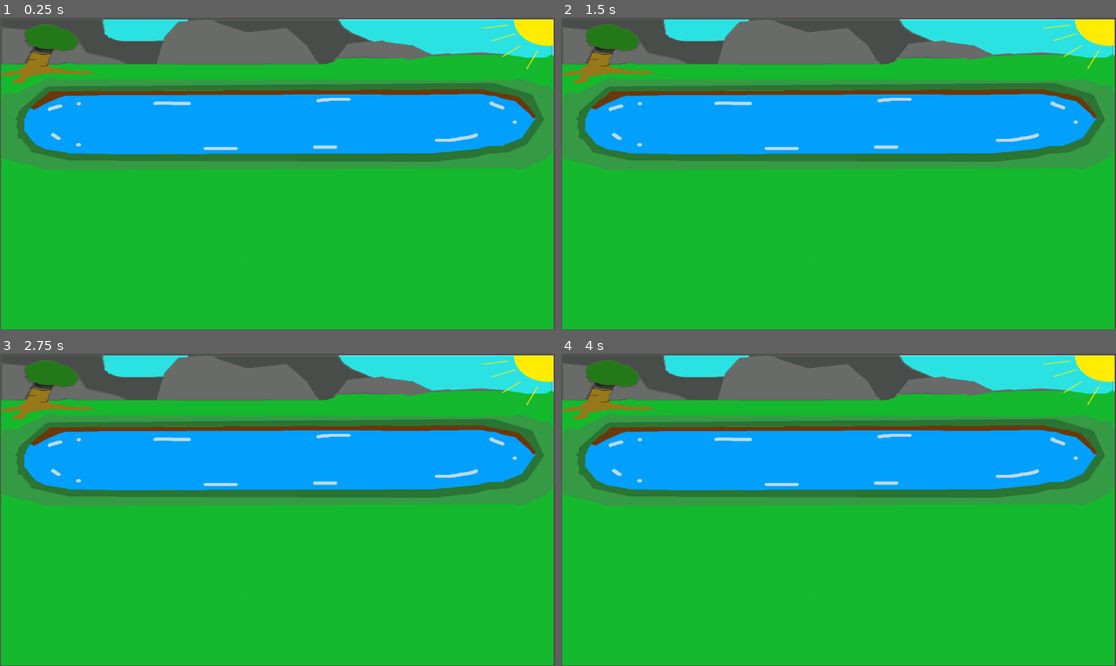
Above: before the commit, frames 1-4 (two rows, left to right).
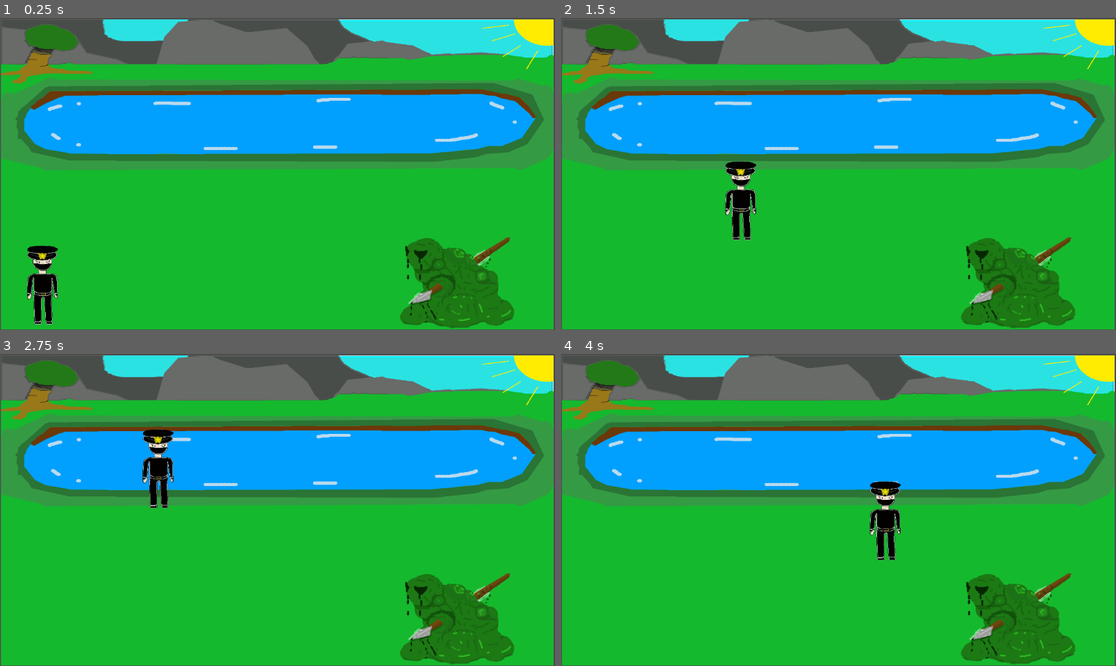
Above: after the commit, the same moments.

Repository: jwang5-dot/12-DT-Project
Game: Godot game, scene res://scene/Level_1_scene.tscn
Same seed, same stepped clock (60 frames per second), same inputs: the game is played once before the commit and once after it. The project has no main scene, so this scene is started directly.
Inputs:
- Up to frame 1 (0.25 s): no input
- Up to frame 2 (1.5 s): tap Enter (ui_accept) at 0.5, 0.6, 0.77, 1.07, 1.35 s; hold Right (ui_right) from 0.53 s (still down)
- Up to frame 3 (2.75 s): tap Enter (ui_accept) at 1.52, 1.82, 2.1 s; release Right (ui_right) at 2.03 s; hold Left (ui_left) from 2.03 s (still down)
- Up to frame 4 (4 s): release Left (ui_left) at 2.78 s; hold Right (ui_right) from 2.78 s (still down); tap Enter (ui_accept) at 2.85, 3.02, 3.32, 3.6, 3.77 s

The runs differ from the first frame. In frame 1, 5.1% of the frame differs, in the area x 4-93%, y 70-100%; in frame 2, 5.1%, in the area x 29-93%, y 45-100%; in frame 3, 5.1%; in frame 4, 5.1%.
Error after the commit: Invalid assignment of property or key 'max_value' with value of type 'int' on a base object of type 'Nil'. (res://script/player_2.gd:15)

Commit message:
initial_coding

Diff:
--- a/assessment-game/project.godot
+++ b/assessment-game/project.godot
@@ -14,6 +14,17 @@
 config/features=PackedStringArray("4.6", "Forward Plus")
 config/icon="res://icon.svg"
 
+[input]
+
+ui_accept={
+"deadzone": 0.5,
+"events": [Object(InputEventKey,"resource_local_to_scene":false,"resource_name":"","device":0,"window_id":0,"alt_pressed":false,"shift_pressed":false,"ctrl_pressed":false,"meta_pressed":false,"pressed":false,"keycode":4194309,"physical_keycode":0,"key_label":0,"unicode":0,"location":0,"echo":false,"script":null)
+, Object(InputEventKey,"resource_local_to_scene":false,"resource_name":"","device":0,"window_id":0,"alt_pressed":false,"shift_pressed":false,"ctrl_pressed":false,"meta_pressed":false,"pressed":false,"keycode":4194310,"physical_keycode":0,"key_label":0,"unicode":0,"location":0,"echo":false,"script":null)
+, Object(InputEventKey,"resource_local_to_scene":false,"resource_name":"","device":0,"window_id":0,"alt_pressed":false,"shift_pressed":false,"ctrl_pressed":false,"meta_pressed":false,"pressed":false,"keycode":32,"physical_keycode":0,"key_label":0,"unicode":32,"location":0,"echo":false,"script":null)
+, Object(InputEventKey,"resource_local_to_scene":false,"resource_name":"","device":-1,"window_id":0,"alt_pressed":false,"shift_pressed":false,"ctrl_pressed":false,"meta_pressed":false,"pressed":false,"keycode":0,"physical_keycode":4194320,"key_label":0,"unicode":0,"location":0,"echo":false,"script":null)
+]
+}
+
 [physics]
 
 3d/physics_engine="Jolt Physics"
--- a/assessment-game/scene/Level_1_scene.tscn
+++ b/assessment-game/scene/Level_1_scene.tscn
@@ -1,31 +1,47 @@
 [gd_scene format=3 uid="uid://b7jqnmdj26qvp"]
 
 [ext_resource type="Script" uid="uid://b7arabluyk84g" path="res://script/level_1_scene.gd" id="1_aoa7p"]
-[ext_resource type="Texture2D" uid="uid://c7nleoafxx0ux" path="res://scene/Leve_1_Background.png" id="1_w17ck"]
+[ext_resource type="Texture2D" uid="uid://c7nleoafxx0ux" path="res://images/Leve_1_Background.png" id="1_w17ck"]
+[ext_resource type="PackedScene" uid="uid://d1mt6johjoroo" path="res://scene/Player_2.tscn" id="3_affpu"]
+[ext_resource type="PackedScene" uid="uid://fcep4lc6j851" path="res://scene/Melee_Enemy.tscn" id="4_u8ckq"]
 
-[sub_resource type="RectangleShape2D" id="RectangleShape2D_aimkq"]
-size = Vector2(1286.5, 91)
+[sub_resource type="RectangleShape2D" id="RectangleShape2D_u8ckq"]
+size = Vector2(1181.5, 64)
 
-[sub_resource type="CapsuleShape2D" id="CapsuleShape2D_aoa7p"]
-radius = 49.0
-height = 148.0
+[sub_resource type="RectangleShape2D" id="RectangleShape2D_affpu"]
+size = Vector2(110, 661)
+
+[sub_resource type="RectangleShape2D" id="RectangleShape2D_i458t"]
+size = Vector2(82, 686)
 
 [node name="Node2D" type="Node2D" unique_id=252982734]
 script = ExtResource("1_aoa7p")
 
 [node name="Leve1Background" type="Sprite2D" parent="." unique_id=2080607564]
-position = Vector2(575.75, 325)
-scale = Vector2(0.7961806, 0.62890625)
+position = Vector2(575.75, 324.99997)
+scale = Vector2(0.7961806, 0.6289062)
 texture = ExtResource("1_w17ck")
 
-[node name="Area2D" type="Area2D" parent="." unique_id=1889459583]
+[node name="CharacterBody2D" parent="." unique_id=658715563 instance=ExtResource("3_affpu")]
+position = Vector2(88, 542)
 
-[node name="Player_Platform" type="CollisionShape2D" parent="Area2D" unique_id=897803624]
-position = Vector2(643.75, 697)
-shape = SubResource("RectangleShape2D_aimkq")
+[node name="Player_Platform" type="StaticBody2D" parent="." unique_id=2016147382]
 
-[node name="Area2D2" type="Area2D" parent="." unique_id=1268232444]
+[node name="Player_Platform" type="CollisionShape2D" parent="Player_Platform" unique_id=1653198284]
+position = Vector2(572, 675)
+shape = SubResource("RectangleShape2D_u8ckq")
 
-[node name="Portal" type="CollisionShape2D" parent="Area2D2" unique_id=667317035]
-position = Vector2(67, 562)
-shape = SubResource("CapsuleShape2D_aoa7p")
+[node name="Left_End" type="StaticBody2D" parent="." unique_id=1973759862]
+
+[node name="Left_End" type="CollisionShape2D" parent="Left_End" unique_id=1471472125]
+position = Vector2(-57, 325.5)
+shape = SubResource("RectangleShape2D_affpu")
+
+[node name="Right_End" type="StaticBody2D" parent="." unique_id=28339939]
+
+[node name="Right_End" type="CollisionShape2D" parent="Right_End" unique_id=171513192]
+position = Vector2(1190, 340)
+shape = SubResource("RectangleShape2D_i458t")
+
+[node name="CharacterBody2D2" parent="." unique_id=967582635 instance=ExtResource("4_u8ckq")]
+position = Vector2(944, 534)
--- a/assessment-game/scene/Level_3_scene.tscn
+++ b/assessment-game/scene/Level_3_scene.tscn
@@ -1,6 +1,39 @@
 [gd_scene format=3 uid="uid://l7u3lh3yd0kk"]
 
 [ext_resource type="Script" uid="uid://cgjbo8w4gl8pg" path="res://script/level_3_scene.gd" id="1_j0ctk"]
+[ext_resource type="Texture2D" uid="uid://eyauyj5odw4h" path="res://images/Level_3_Background.png" id="2_se1ga"]
+
+[sub_resource type="RectangleShape2D" id="RectangleShape2D_se1ga"]
+size = Vector2(170, 675)
+
+[sub_resource type="RectangleShape2D" id="RectangleShape2D_p1biq"]
+size = Vector2(1176.5, 111)
+
+[sub_resource type="RectangleShape2D" id="RectangleShape2D_ch6ki"]
+size = Vector2(209.5, 712)
 
 [node name="Node2D" type="Node2D" unique_id=162205046]
 script = ExtResource("1_j0ctk")
+
+[node name="Level3Background" type="Sprite2D" parent="." unique_id=1201361468]
+position = Vector2(578.50006, 325.49997)
+scale = Vector2(0.80625, 0.62988275)
+texture = ExtResource("2_se1ga")
+
+[node name="StaticBody2D" type="StaticBody2D" parent="." unique_id=1541403026]
+
+[node name="CollisionShape2D" type="CollisionShape2D" parent="StaticBody2D" unique_id=1957169533]
+position = Vector2(-89, 321)
+shape = SubResource("RectangleShape2D_se1ga")
+
+[node name="StaticBody2D2" type="StaticBody2D" parent="." unique_id=1570798690]
+
+[node name="CollisionShape2D" type="CollisionShape2D" parent="StaticBody2D2" unique_id=470069976]
+position = Vector2(581.75, 699.5)
+shape = SubResource("RectangleShape2D_p1biq")
+
+[node name="StaticBody2D3" type="StaticBody2D" parent="." unique_id=754322923]
+
+[node name="CollisionShape2D" type="CollisionShape2D" parent="StaticBody2D3" unique_id=715733648]
+position = Vector2(1264, 349)
+shape = SubResource("RectangleShape2D_ch6ki")
--- a/assessment-game/scene/Player_2.tscn
+++ b/assessment-game/scene/Player_2.tscn
@@ -1,13 +1,20 @@
-[gd_scene format=3 uid="uid://cu14bpch66aet"]
+[gd_scene format=3 uid="uid://d1mt6johjoroo"]
 
-[ext_resource type="Script" uid="uid://dieowvbwkcbw4" path="res://script/player_2.gd" id="1_150be"]
+[ext_resource type="Script" uid="uid://c8e00r45lc8wo" path="res://script/player_2.gd" id="1_03o14"]
+[ext_resource type="Texture2D" uid="uid://crfkjt70py4pv" path="res://images/Player_2_basic_design.png" id="2_mepv0"]
 
-[sub_resource type="CapsuleShape2D" id="CapsuleShape2D_xao1t"]
-radius = 116.0
-height = 370.0
+[sub_resource type="CapsuleShape2D" id="CapsuleShape2D_bv3h5"]
+radius = 40.0
+height = 182.0
 
-[node name="CharacterBody2D" type="CharacterBody2D" unique_id=1245477347]
-script = ExtResource("1_150be")
+[node name="CharacterBody2D" type="CharacterBody2D" unique_id=658715563]
+script = ExtResource("1_03o14")
 
-[node name="CollisionShape2D" type="CollisionShape2D" parent="." unique_id=1339511962]
-shape = SubResource("CapsuleShape2D_xao1t")
+[node name="CollisionShape2D" type="CollisionShape2D" parent="." unique_id=1368636899]
+shape = SubResource("CapsuleShape2D_bv3h5")
+one_way_collision = true
+
+[node name="Player2BasicDesign" type="Sprite2D" parent="." unique_id=1750448838]
+position = Vector2(2, -4.9999995)
+scale = Vector2(0.5833333, 0.60333335)
+texture = ExtResource("2_mepv0")
--- a/assessment-game/scene/melee_enemy.tscn
+++ b/assessment-game/scene/melee_enemy.tscn
@@ -1,18 +1,19 @@
-[gd_scene format=3 uid="uid://dca1w67i7yitl"]
+[gd_scene format=3 uid="uid://fcep4lc6j851"]
 
-[ext_resource type="Script" uid="uid://bxyanml0nsffa" path="res://script/melee_enemy.gd" id="1_wvbdg"]
-[ext_resource type="Texture2D" uid="uid://cwpe6ynu2xdei" path="res://scene/ME.png" id="2_vf2vw"]
+[ext_resource type="Script" uid="uid://bhkny1rx35i4k" path="res://script/Melee_Enemy.gd" id="1_eph0u"]
+[ext_resource type="Texture2D" uid="uid://cwpe6ynu2xdei" path="res://images/ME.png" id="2_584gp"]
 
-[sub_resource type="CapsuleShape2D" id="CapsuleShape2D_dmx5u"]
-radius = 13.0
+[sub_resource type="CapsuleShape2D" id="CapsuleShape2D_qoxbp"]
+radius = 113.0
+height = 226.0
 
-[node name="CharacterBody2D" type="CharacterBody2D" unique_id=71175403]
-script = ExtResource("1_wvbdg")
+[node name="CharacterBody2D" type="CharacterBody2D" unique_id=967582635]
+script = ExtResource("1_eph0u")
 
-[node name="CollisionShape2D" type="CollisionShape2D" parent="." unique_id=727251034]
-shape = SubResource("CapsuleShape2D_dmx5u")
+[node name="CollisionShape2D" type="CollisionShape2D" parent="." unique_id=970804352]
+shape = SubResource("CapsuleShape2D_qoxbp")
 
-[node name="Me" type="Sprite2D" parent="." unique_id=694298261]
-position = Vector2(1, -3)
-scale = Vector2(0.08749999, 0.092499994)
-texture = ExtResource("2_vf2vw")
+[node name="Me" type="Sprite2D" parent="." unique_id=480653647]
+position = Vector2(4, -2)
+scale = Vector2(0.84, 0.8233333)
+texture = ExtResource("2_584gp")
--- a/assessment-game/script/melee_enemy.gd
+++ b/assessment-game/script/melee_enemy.gd
@@ -1,25 +1,5 @@
 extends CharacterBody2D
 
+const SPEED = 200.0
 
-const SPEED = 300.0
-const JUMP_VELOCITY = -400.0
-
-
-func _physics_process(delta: float) -> void:
-	# Add the gravity.
-	if not is_on_floor():
-		velocity += get_gravity() * delta
-
-	# Handle jump.
-	if Input.is_action_just_pressed("ui_accept") and is_on_floor():
-		velocity.y = JUMP_VELOCITY
-
-	# Get the input direction and handle the movement/deceleration.
-	# As good practice, you should replace UI actions with custom gameplay actions.
-	var direction := Input.get_axis("ui_left", "ui_right")
-	if direction:
-		velocity.x = direction * SPEED
-	else:
-		velocity.x = move_toward(velocity.x, 0, SPEED)
-
-	move_and_slide()
+@export var sprite: Sprite2D
--- a/assessment-game/script/player_2.gd
+++ b/assessment-game/script/player_2.gd
@@ -1,25 +1,42 @@
 extends CharacterBody2D
 
+const SPEED = 300.0
+const JUMP_VELOCITY = -650.0
+const GRAVITY = 1200.0  # Define your own gravity
 
-const SPEED = 300.0
-const JUMP_VELOCITY = -400.0
+@export var sprite: Sprite2D
+@export var health_ui: ProgressBar
 
+var double_jump = true  # Track double jump
+var health: int = 100
+
+# Called when the node enters the scene tree for the first time.
+func _ready() -> void:
+	health_ui.max_value = health
+	health_ui.value = health
 
 func _physics_process(delta: float) -> void:
-	# Add the gravity.
+# Apply gravity
 	if not is_on_floor():
-		velocity += get_gravity() * delta
+		velocity.y += GRAVITY * delta
+	else:
+		double_jump = true  # Reset double jump when touching the floor
 
-	# Handle jump.
-	if Input.is_action_just_pressed("ui_accept") and is_on_floor():
-		velocity.y = JUMP_VELOCITY
+# Handle jump
+	if Input.is_action_just_pressed("ui_accept"):
+		if is_on_floor():
+			velocity.y = JUMP_VELOCITY
+			double_jump = true
+		elif double_jump:
+			velocity.y = JUMP_VELOCITY
+			double_jump = false
 
-	# Get the input direction and handle the movement/deceleration.
-	# As good practice, you should replace UI actions with custom gameplay actions.
+# Handle horizontal movement
 	var direction := Input.get_axis("ui_left", "ui_right")
-	if direction:
+	if direction != 0:
 		velocity.x = direction * SPEED
 	else:
 		velocity.x = move_toward(velocity.x, 0, SPEED)
 
+# Move the character
 	move_and_slide()
Renamed: assessment-game/scene/Leve_1_Background.png -> assessment-game/images/Leve_1_Background.png
Not shown, changed: assessment-game/images/Leve_1_Background.png.import
Binary file added: assessment-game/images/Level_3_Background.png
Not shown, changed: assessment-game/images/Level_3_Background.png.import
Renamed: assessment-game/scene/ME.png -> assessment-game/images/ME.png
Not shown, added: assessment-game/images/ME.png.import
Binary file added: assessment-game/images/Player_2_basic_design.png
Not shown, added: assessment-game/images/Player_2_basic_design.png.import
Not shown, changed: assessment-game/script/melee_enemy.gd.uid
Not shown, changed: assessment-game/script/player_2.gd.uid
